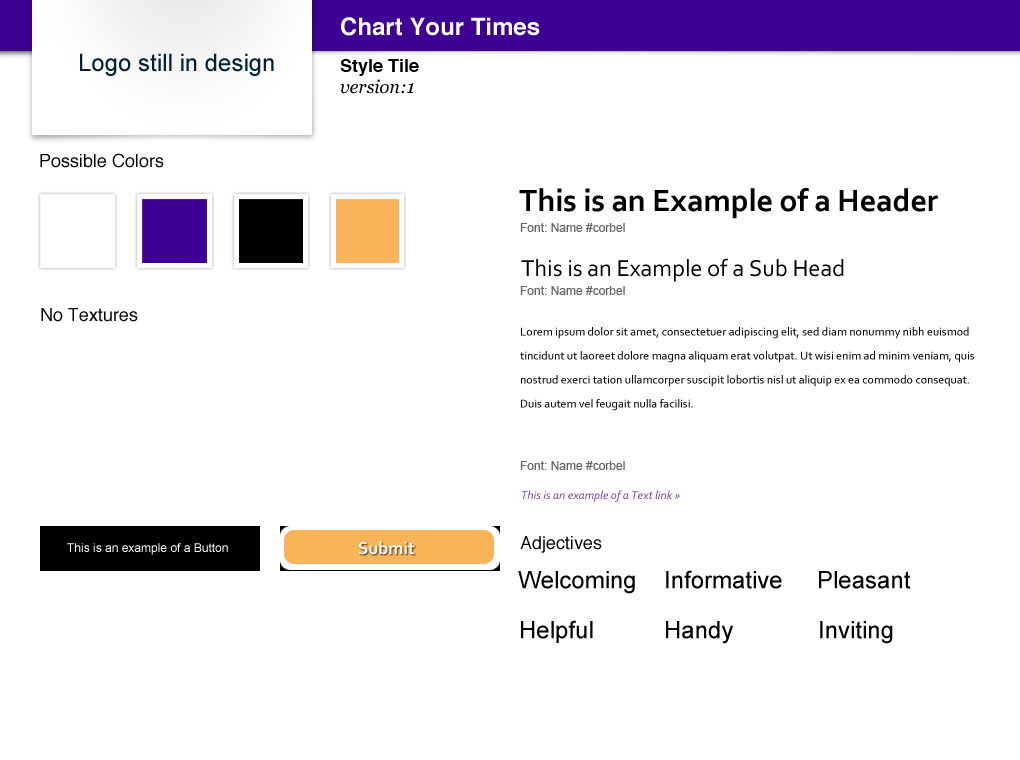
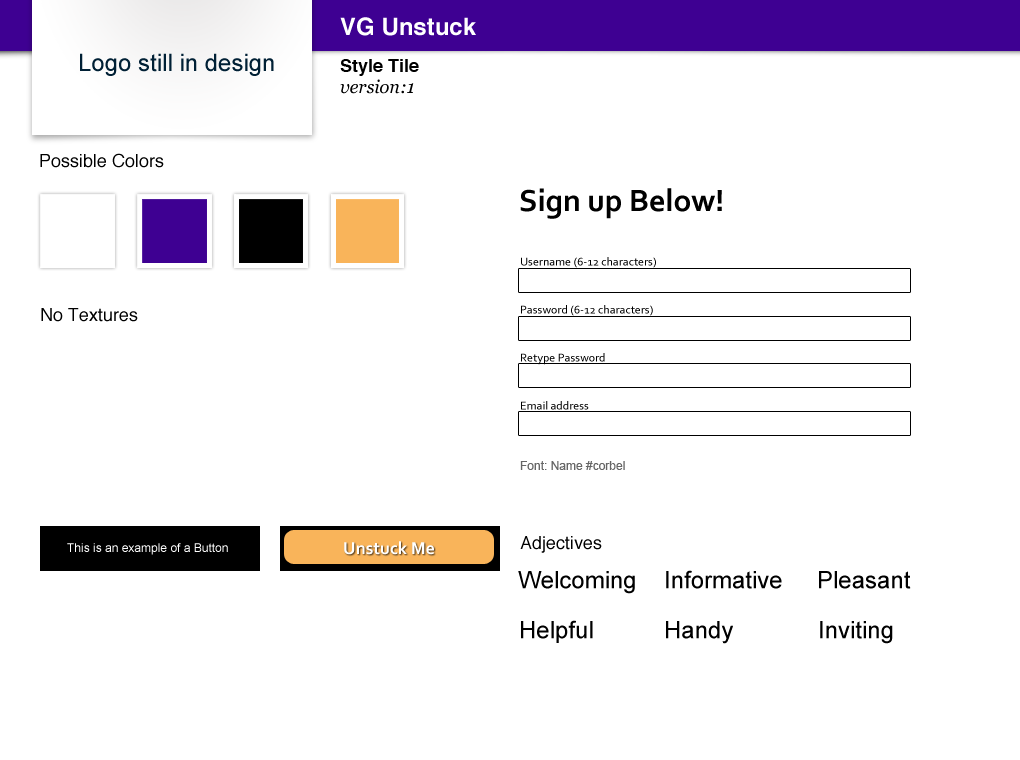
Comparing the layer stacks of the two 1020×760 images. Changes:
renamed "Chart Your Times" to "VG Unstuck", painted on it over 340, 17, 540, 36
renamed "Submit" to "Unstuck Me", painted on it over 344, 541, 434, 555
hid "Shape 2 copy" over 280, 526, 500, 570
added group "typography signup" with 12 layers above "typography list" over 519, 188, 910, 502
added layer "Username (6-12 characters) Password (6-12 characters) Retype" in group "typography signup" over 521, 257, 656, 410
added layer "Shape 3 copy" in group "typography signup" over 520, 269, 844, 292
added layer "Shape 3 copy 2" in group "typography signup" over 521, 364, 910, 387
added layer "Shape 3" in group "typography signup" over 521, 327, 908, 339
added layer "Sign up Below!" in group "typography signup" over 520, 188, 722, 219
renamed "typography" to "typography details", hid the group it (8 layers) over 519, 188, 974, 502
hid "This is an example of a Text link »" (3rd of 3, in "typography details") over 522, 490, 680, 502
renamed "This is an Example of a Sub Head" to "Status:", painted on it over 521, 258, 844, 282
renamed "This is an Example of a Header" to "Title", painted on it over 519, 188, 938, 219
